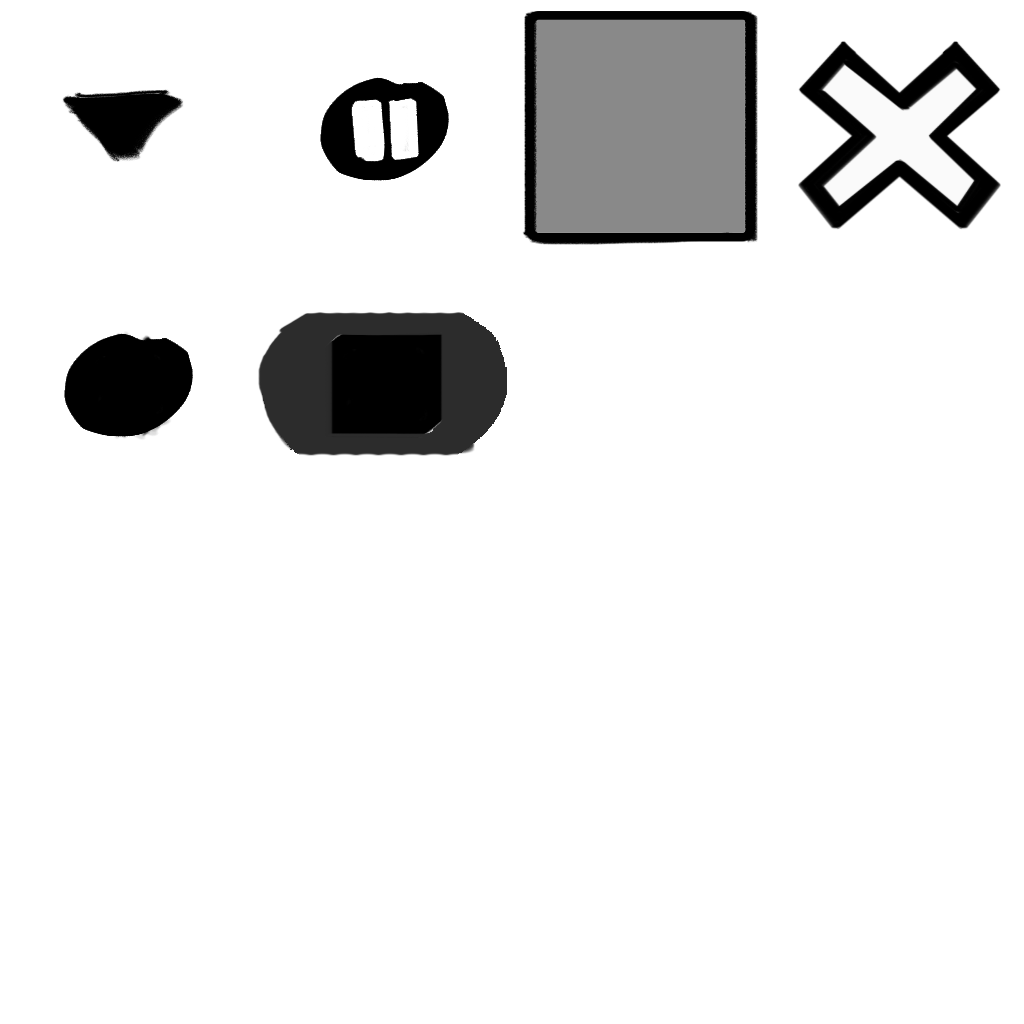
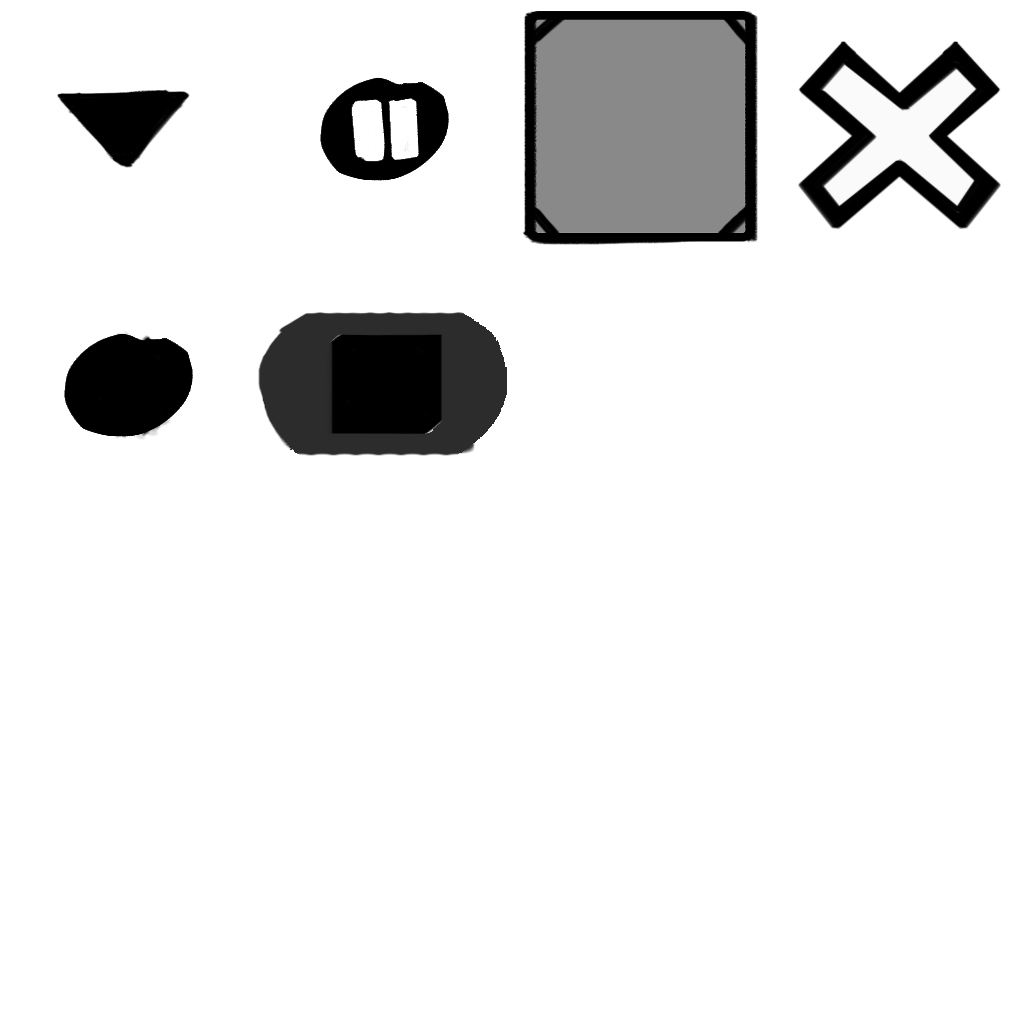
Before/after of a 1024x1024 layered artwork. What changed in the layer stack:
painted on "Rounded Rectangle 1" over [534, 19, 747, 233]
painted on "Layer 1" over [56, 91, 569, 245]
